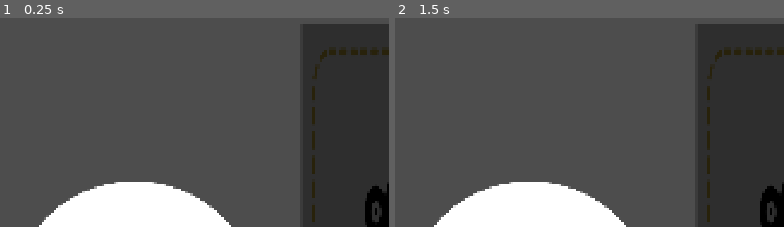
Above: before the commit, frames 1-2 (left to right).
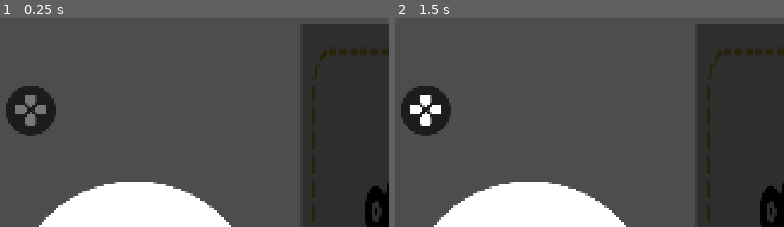
Above: after the commit, the same moments.

Repository: CantanTam/blecaco_phone
Game: Godot game, scene res://scenes/modes/drone_mode.tscn
The game is run twice, just before and just after one commit, with the same random seed, the same clock (stepped at 60 frames per second) and the same inputs. This scene is started directly instead of the project's main scene.
Inputs (mouse positions are % of the whole screen's width and height, from its top left):
- Up to frame 1 (0.25 s): no input
- Up to frame 2 (1.5 s): click (4, 22) at 0.52 s; tap Enter at 1.25, 1.35 s; move the mouse to (73, 45) at 1.27 s; hold Up from 1.28 s (still down); click (73, 45) at 1.42 s
The pictures show only the part of the screen within x 0-50%, y 0-50%; the shares and areas given below are measured in that part.

The runs differ from the first frame. In frame 1, 2.3% of the frame differs, in the area x 1-15%, y 32-57%; in frame 2, 2.4%.

Commit message:
add orientation limitation function to drone_mode.tscn

Diff:
--- a/scenes/modes/drone_mode.tscn
+++ b/scenes/modes/drone_mode.tscn
@@ -76,6 +76,30 @@
 shadow_size = 3
 shadow_offset = Vector2(0, 1)
 
+[sub_resource type="StyleBoxFlat" id="StyleBoxFlat_wr66y"]
+bg_color = Color(0, 0, 0, 0.627451)
+corner_radius_top_left = 60
+corner_radius_top_right = 60
+corner_radius_bottom_right = 60
+corner_radius_bottom_left = 60
+corner_detail = 20
+
+[sub_resource type="StyleBoxFlat" id="StyleBoxFlat_v3fqs"]
+bg_color = Color(0, 0, 0, 0.627451)
+corner_radius_top_left = 60
+corner_radius_top_right = 60
+corner_radius_bottom_right = 60
+corner_radius_bottom_left = 60
+corner_detail = 20
+
+[sub_resource type="StyleBoxFlat" id="StyleBoxFlat_6psps"]
+bg_color = Color(0, 0, 0, 0.627451)
+corner_radius_top_left = 60
+corner_radius_top_right = 60
+corner_radius_bottom_right = 60
+corner_radius_bottom_left = 60
+corner_detail = 20
+
 [node name="DroneMode" type="Control" unique_id=311837689]
 layout_mode = 3
 anchors_preset = 15
@@ -98,6 +122,7 @@
 theme_override_styles/panel = SubResource("StyleBoxFlat_gsaqu")
 
 [node name="LeftStickGuide" type="TextureRect" parent="LeftStickArea" unique_id=835047911]
+visible = false
 layout_mode = 1
 anchors_preset = 15
 anchor_right = 1.0
@@ -166,7 +191,7 @@
 offset_left = -100.0
 offset_top = 200.0
 offset_right = -40.0
-offset_bottom = 300.0
+offset_bottom = 300.0001
 grow_horizontal = 0
 theme_override_styles/panel = SubResource("StyleBoxFlat_a6nh6")
 
@@ -196,3 +221,13 @@
 grow_horizontal = 2
 grow_vertical = 2
 texture = ExtResource("3_2a3o2")
+
+[node name="LimitOrientationButton" type="Button" parent="." unique_id=2116037143]
+layout_mode = 1
+offset_left = 40.0
+offset_top = 200.0
+offset_right = 160.0
+offset_bottom = 320.0
+theme_override_styles/normal = SubResource("StyleBoxFlat_wr66y")
+theme_override_styles/pressed = SubResource("StyleBoxFlat_v3fqs")
+theme_override_styles/hover = SubResource("StyleBoxFlat_6psps")
--- a/scripts/modes/drone_mode.gd
+++ b/scripts/modes/drone_mode.gd
@@ -35,6 +35,20 @@
 # 迟滞（px）：避免在阈值附近来回跳档
 const SPEED_TIER_HYSTERESIS: float = 8.0
 
+# ── 方向限位时的边框宽度指示 ──
+const ORIENTATION_BORDER_THICK: int = 50   # 限定方向那一侧
+const ORIENTATION_BORDER_DEFAULT: int = 15 # 其它情况（与 .tscn 默认一致）
+
+# ── 方向限位（LIMIT_ORIENTATION）──
+# 手指到 X 轴 / Y 轴距离"相等"的容差（px）：落在这个带内 → 动作全部暂停
+const ORIENTATION_LIMIT_EPSILON: float = 6.0
+
+# ── 摇杆低通滤波（抗手指抖动）──
+# 时间常数（秒）：越大越平滑、越"肉"；0.045 ≈ 60Hz 下 α≈0.30，延迟约 2~3 帧
+const STICK_SMOOTH_TAU: float = 0.045
+# 是否启用（关掉就是原始直通）
+const STICK_SMOOTH_ENABLED: bool = true
+
 # 摇杆数据的发送频率（Hz）
 const STICK_SEND_HZ: float = 30.0
 # 初始化消息的重试间隔（秒）
@@ -46,6 +60,16 @@
 # 圆范围B：摇杆按钮圆心的移动上限（以 StickArea 中心为圆心）
 const STICK_LIMIT_RADIUS: float = 225.0
 
+# 限向（暂时只做样式，不做真实功能）
+var LIMIT_ORIENTATION: bool = false
+
+# 限向按钮的两个图标
+const ICON_LIMIT_OFF: String = "res://resources/UnLimitOrientation.svg"
+const ICON_LIMIT_ON: String = "res://resources/LimitOrientation.svg"
+
+var _icon_limit_off: Texture2D = null
+var _icon_limit_on: Texture2D = null
+
 # ── 调试：把这个改成 false 就不再刷日志 ──
 const DEBUG_INPUT: bool = true
 
@@ -63,6 +87,7 @@
 @onready var left_stick_guide: TextureRect = $LeftStickArea/LeftStickGuide
 @onready var right_stick_guide: TextureRect = $RightStickArea/RightStickGuide
 @onready var tilt_area: Panel = $TiltArea
+@onready var limit_orientation_button: Button = $LimitOrientationButton
 
 # 左右摇杆按钮
 @onready var left_stick_button: Panel = $LeftStickArea/LeftStickButton
@@ -119,6 +144,14 @@
 var _left_speed_tier: int = 2
 var _right_speed_tier: int = 2
 
+# 上一次应用的边框宽度（left/top/right/bottom），用于避免重复写主题
+var _left_border_widths: Vector4 = Vector4(-1, -1, -1, -1)
+var _right_border_widths: Vector4 = Vector4(-1, -1, -1, -1)
+
+# 低通滤波后的摇杆向量（实际发送用这个）
+var _left_vector_smooth: Vector2 = Vector2.ZERO
+var _right_vector_smooth: Vector2 = Vector2.ZERO
+
 # 左右 StickArea 样式的副本（只改边框颜色，不影响场景里的共享资源）
 var left_area_style: StyleBoxFlat = null
 var right_area_style: StyleBoxFlat = null
@@ -176,6 +209,19 @@
 	# 摇杆按钮不拦截输入
 	left_stick_button.mouse_filter = Control.MOUSE_FILTER_IGNORE
 	right_stick_button.mouse_filter = Control.MOUSE_FILTER_IGNORE
+
+	# 限向按钮：图标 + 初始样式
+	if ResourceLoader.exists(ICON_LIMIT_OFF):
+		_icon_limit_off = load(ICON_LIMIT_OFF)
+
+	if ResourceLoader.exists(ICON_LIMIT_ON):
+		_icon_limit_on = load(ICON_LIMIT_ON)
+
+	if limit_orientation_button != null:
+		limit_orientation_button.focus_mode = Control.FOCUS_NONE
+		limit_orientation_button.expand_icon = true
+
+	_update_limit_orientation_icon()
 
 	# 初始化开关外观和节点可见状态
 	_update_toggle_visual(false)
@@ -215,6 +261,12 @@
 				get_viewport().set_input_as_handled()
 				return
 
+			# 限向按钮
+			if _is_orientation_button_hit(touch.position):
+				_toggle_limit_orientation()
+				get_viewport().set_input_as_handled()
+				return
+
 			# 尝试激活其中一个摇杆
 			if _try_start_stick(touch.index, touch.position):
 				get_viewport().set_input_as_handled()
@@ -269,6 +321,12 @@
 					get_viewport().set_input_as_handled()
 					return
 
+				# 限向按钮
+				if _is_orientation_button_hit(mouse.position):
+					_toggle_limit_orientation()
+					get_viewport().set_input_as_handled()
+					return
+
 				# 尝试激活摇杆
 				if _try_start_stick(
 					MOUSE_POINTER_ID,
@@ -423,8 +481,10 @@
 		_apply_stick_position(false)
 
 	_update_area_border()
+	_update_orientation_borders()
 	_update_speed_tiers()
 	_update_stick_vectors()
+	_update_smoothed_vectors(_delta)
 	_send_sticks(_delta)
 	_update_tilt(_delta)
 
@@ -465,6 +525,7 @@
 	# 左摇杆松开：回到中心
 	if left_stick_pointer_id == pointer_id:
 		left_stick_pointer_id = -1
+		_left_vector_smooth = Vector2.ZERO
 
 		_set_button_offsets(
 			left_stick_button,
@@ -475,6 +536,7 @@
 	# 右摇杆松开：回到中心
 	if right_stick_pointer_id == pointer_id:
 		right_stick_pointer_id = -1
+		_right_vector_smooth = Vector2.ZERO
 
 		_set_button_offsets(
 			right_stick_button,
@@ -725,7 +787,7 @@
 		return
 
 	_send_timer = 0.0
-	_send_stick_payload(left_stick_vector, right_stick_vector)
+	_send_stick_payload(_left_vector_smooth, _right_vector_smooth)
 	_drone_was_sending = true
 
 
@@ -914,3 +976,191 @@
 		tier -= 1
 
 	return tier
+
+
+## 摇杆向量低通滤波：抑制手指抖动（松手时已在 _end_stick 里立刻清零）
+func _update_smoothed_vectors(delta: float) -> void:
+	if not STICK_SMOOTH_ENABLED:
+		_left_vector_smooth = _apply_orientation_limit(
+			left_stick_vector, left_stick_area, left_stick_pointer_id,
+			_left_speed_tier, true
+		)
+		_right_vector_smooth = _apply_orientation_limit(
+			right_stick_vector, right_stick_area, right_stick_pointer_id,
+			_right_speed_tier, false
+		)
+		return
+
+	# 与帧率无关的指数平滑：k = 1 - e^(-dt/τ)
+	var k: float = 1.0 - exp(-maxf(delta, 1e-4) / STICK_SMOOTH_TAU)
+
+	# 先做方向限位（锁定在单一轴），再平滑 —— 切换轴时会有短暂过渡，不会突变
+	var left_target: Vector2 = _apply_orientation_limit(
+		left_stick_vector,
+		left_stick_area,
+		left_stick_pointer_id,
+		_left_speed_tier,
+		true
+	)
+	var right_target: Vector2 = _apply_orientation_limit(
+		right_stick_vector,
+		right_stick_area,
+		right_stick_pointer_id,
+		_right_speed_tier,
+		false
+	)
+
+	_left_vector_smooth = _left_vector_smooth.lerp(left_target, k)
+	_right_vector_smooth = _right_vector_smooth.lerp(right_target, k)
+
+	# 已经贴到目标就吸附过去，避免无限逼近
+	if (_left_vector_smooth - left_target).length() < 1e-4:
+		_left_vector_smooth = left_target
+
+	if (_right_vector_smooth - right_target).length() < 1e-4:
+		_right_vector_smooth = right_target
+
+
+# ============================================================
+# 限向按钮（暂时只有样式切换）
+# ============================================================
+
+## 屏幕坐标是否落在限向按钮上
+func _is_orientation_button_hit(viewport_position: Vector2) -> bool:
+	if limit_orientation_button == null or not limit_orientation_button.visible:
+		return false
+
+	return limit_orientation_button.get_global_rect().has_point(viewport_position)
+
+
+## 点击限向按钮：切换状态 + 换图标
+func _toggle_limit_orientation() -> void:
+	LIMIT_ORIENTATION = not LIMIT_ORIENTATION
+	_update_limit_orientation_icon()
+
+	print("[Drone] LIMIT_ORIENTATION =", LIMIT_ORIENTATION)
+
+
+## 按当前状态设置按钮图标
+func _update_limit_orientation_icon() -> void:
+	if limit_orientation_button == null:
+		return
+
+	var icon: Texture2D = _icon_limit_on if LIMIT_ORIENTATION else _icon_limit_off
+
+	if icon != null:
+		limit_orientation_button.icon = icon
+		limit_orientation_button.text = ""
+	else:
+		# 图标缺失时退化为文字，不影响使用
+		limit_orientation_button.text = "ON" if LIMIT_ORIENTATION else "OFF"
+
+
+## 方向限位：把摇杆向量锁到单一轴上
+##   手指离 X 轴更近（偏水平）→ 只保留水平分量（左=旋转 / 右=横移）
+##   手指离 Y 轴更近（偏竖直）→ 只保留竖直分量（左=升降 / 右=纵移）
+##   到两轴距离相等（容差内）→ 全部为 0
+func _apply_orientation_limit(
+	raw: Vector2,
+	area: Control,
+	pointer_id: int,
+	tier: int,
+	is_left: bool
+) -> Vector2:
+	if not LIMIT_ORIENTATION:
+		return raw
+
+	# 摇杆没被按住（或还在白档 = 未开始移动）→ 不做限位
+	if pointer_id == -1 or tier < 1:
+		return raw
+
+	var latest: Vector2 = (
+		left_stick_latest_position if is_left else right_stick_latest_position
+	)
+	var local_position: Vector2 = _viewport_to_local(area, latest)
+	var offset: Vector2 = local_position - (area.size * 0.5)
+
+	# 到 X 轴（水平轴）的距离 = |offset.y|；到 Y 轴（竖直轴）的距离 = |offset.x|
+	var distance_to_x: float = absf(offset.y)
+	var distance_to_y: float = absf(offset.x)
+
+	# 相等（容差内）→ 旋转与移动都暂停
+	if absf(distance_to_x - distance_to_y) <= ORIENTATION_LIMIT_EPSILON:
+		return Vector2.ZERO
+
+	# 离 X 轴更近 → 偏水平 → 只执行水平动作
+	if distance_to_x < distance_to_y:
+		return Vector2(raw.x, 0.0)
+
+	# 离 Y 轴更近 → 偏竖直 → 只执行竖直动作
+	return Vector2(0.0, raw.y)
+
+
+# ============================================================
+# 方向限位的边框宽度指示（左右各一份）
+# ============================================================
+
+## 根据当前限位方向计算边框宽度 (left, top, right, bottom)
+func _orientation_border_widths(is_left: bool) -> Vector4:
+	var default_widths := Vector4(
+		ORIENTATION_BORDER_DEFAULT, ORIENTATION_BORDER_DEFAULT,
+		ORIENTATION_BORDER_DEFAULT, ORIENTATION_BORDER_DEFAULT
+	)
+
+	if not LIMIT_ORIENTATION:
+		return default_widths
+
+	var pointer_id: int = left_stick_pointer_id if is_left else right_stick_pointer_id
+	var tier: int = _left_speed_tier if is_left else _right_speed_tier
+
+	# 没在拖动 / 白档（未开始移动）→ 保持默认
+	if pointer_id == -1 or tier < 1:
+		return default_widths
+
+	var area: Control = left_stick_area if is_left else right_stick_area
+	var latest: Vector2 = (
+		left_stick_latest_position if is_left else right_stick_latest_position
+	)
+
+	var local_position: Vector2 = _viewport_to_local(area, latest)
+	var offset: Vector2 = local_position - (area.size * 0.5)
+
+	var distance_to_x: float = absf(offset.y)
+	var distance_to_y: float = absf(offset.x)
+
+	# 相等（容差内）→ 默认（四边 15）
+	if absf(distance_to_x - distance_to_y) <= ORIENTATION_LIMIT_EPSILON:
+		return default_widths
+
+	# 偏水平 → 只标左 / 右
+	if distance_to_x < distance_to_y:
+		if offset.x < 0.0:
+			return Vector4(ORIENTATION_BORDER_THICK, 0, 0, 0)
+
+		return Vector4(0, 0, ORIENTATION_BORDER_THICK, 0)
+
+	# 偏竖直 → 只标上 / 下
+	if offset.y < 0.0:
+		return Vector4(0, ORIENTATION_BORDER_THICK, 0, 0)
+
+	return Vector4(0, 0, 0, ORIENTATION_BORDER_THICK)
+
+
+## 把宽度写到两侧 StickArea 的样式上（变化时才写）
+func _update_orientation_borders() -> void:
+	var left_widths: Vector4 = _orientation_border_widths(true)
+	var right_widths: Vector4 = _orientation_border_widths(false)
+
+	if left_area_style != null and left_widths != _left_border_widths:
+		_left_border_widths = left_widths
+		left_area_style.border_width_left = int(left_widths.x)
+		left_area_style.border_width_top = int(left_widths.y)
+		left_area_style.border_width_right = int(left_widths.z)
+		left_area_style.border_width_bottom = int(left_widths.w)
+
+	if right_area_style != null and right_widths != _right_border_widths:
+		_right_border_widths = right_widths
+		right_area_style.border_width_left = int(right_widths.x)
+		right_area_style.border_width_top = int(right_widths.y)
+		right_area_style.border_width_right = int(right_widths.z)
+		right_area_style.border_width_bottom = int(right_widths.w)
